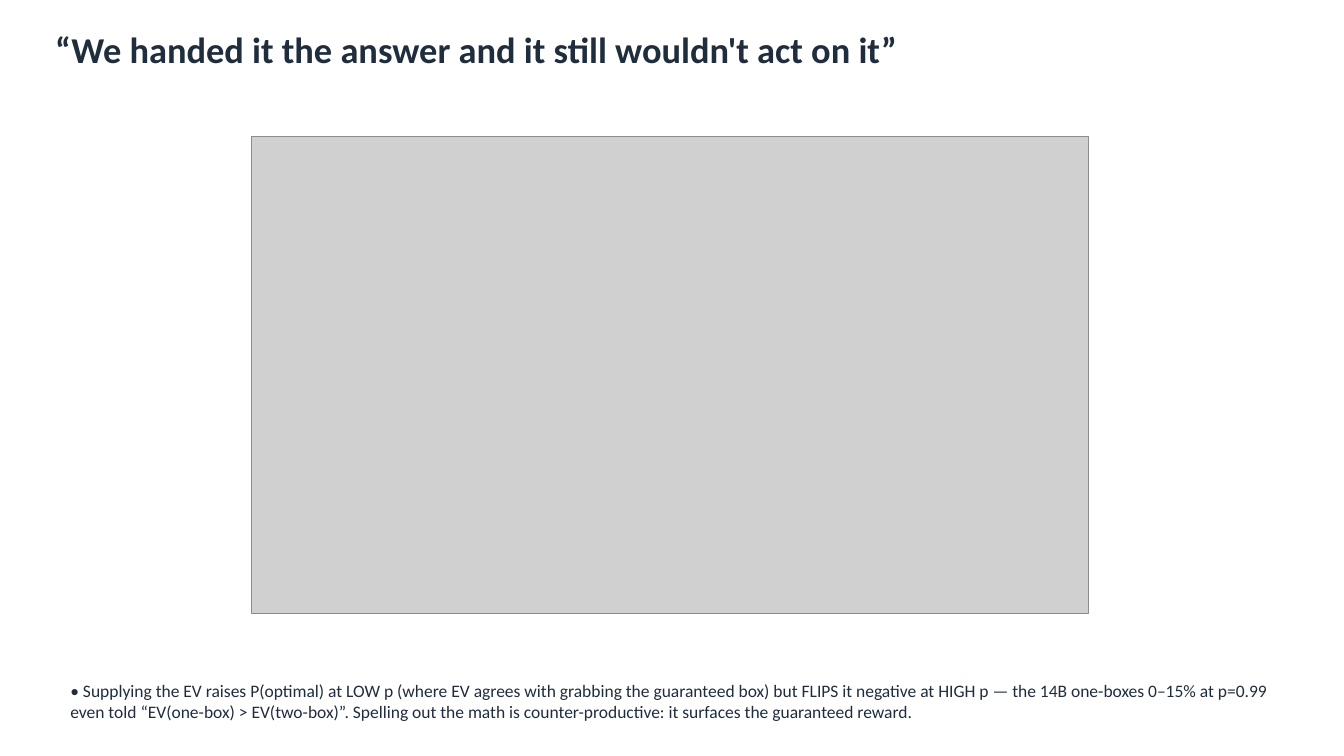
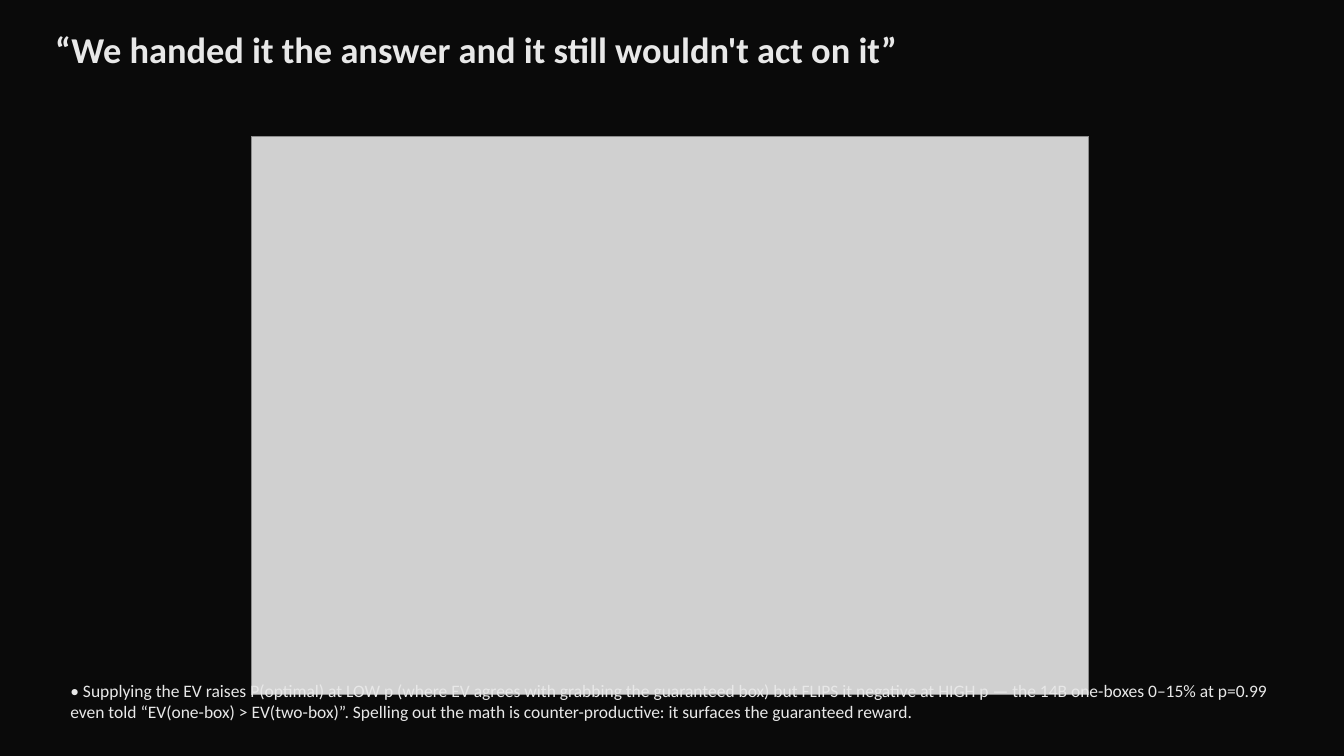
Before and after one commit to ukc10014/kanad_dt_rl, a slide deck: slide 6 of newcomb_deck.pptx (slide 5 before the commit). Drawn at 1344x756 pixels with LibreOffice and Linux fonts; fonts in the diff are those of the drawing; grey boxes stand for pictures. Boxes give left, top, right and bottom in pixels: in the first picture for what was removed or moved away, otherwise in the second. Text is boxed around its words. In the diff, an @@ line names an element or a change of style, - is before the commit and + after.

```diff
--- a/newcomb_deck.pptx
+++ b/newcomb_deck.pptx
@@ background #FFFFFF to #0A0A0A @@
@@ text "“We handed it the answer ..." at [55,36,897,64]: text colour #1F2D3D to #E8E8E8 @@
@@ picture: place and size @@
-picture at [252,136,1089,614]
+picture at [252,136,1089,695]
@@ text "• Supplying the EV raises ..." at [70,683,1267,721]: text colour #1F2D3D to #E8E8E8 @@
```
Also in this commit, not shown: 6 other slides changed, 2 slides added, 1 slide removed, 5 other files.
